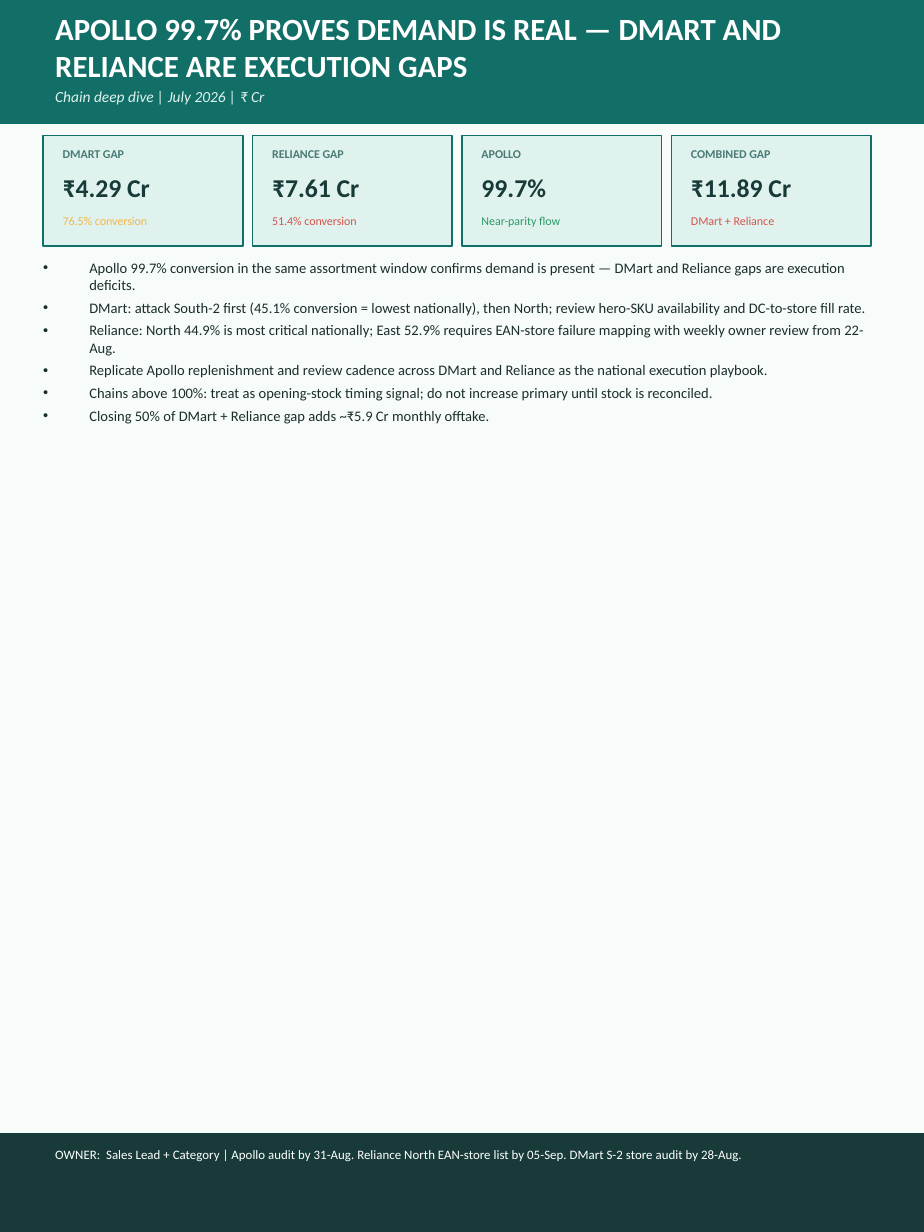
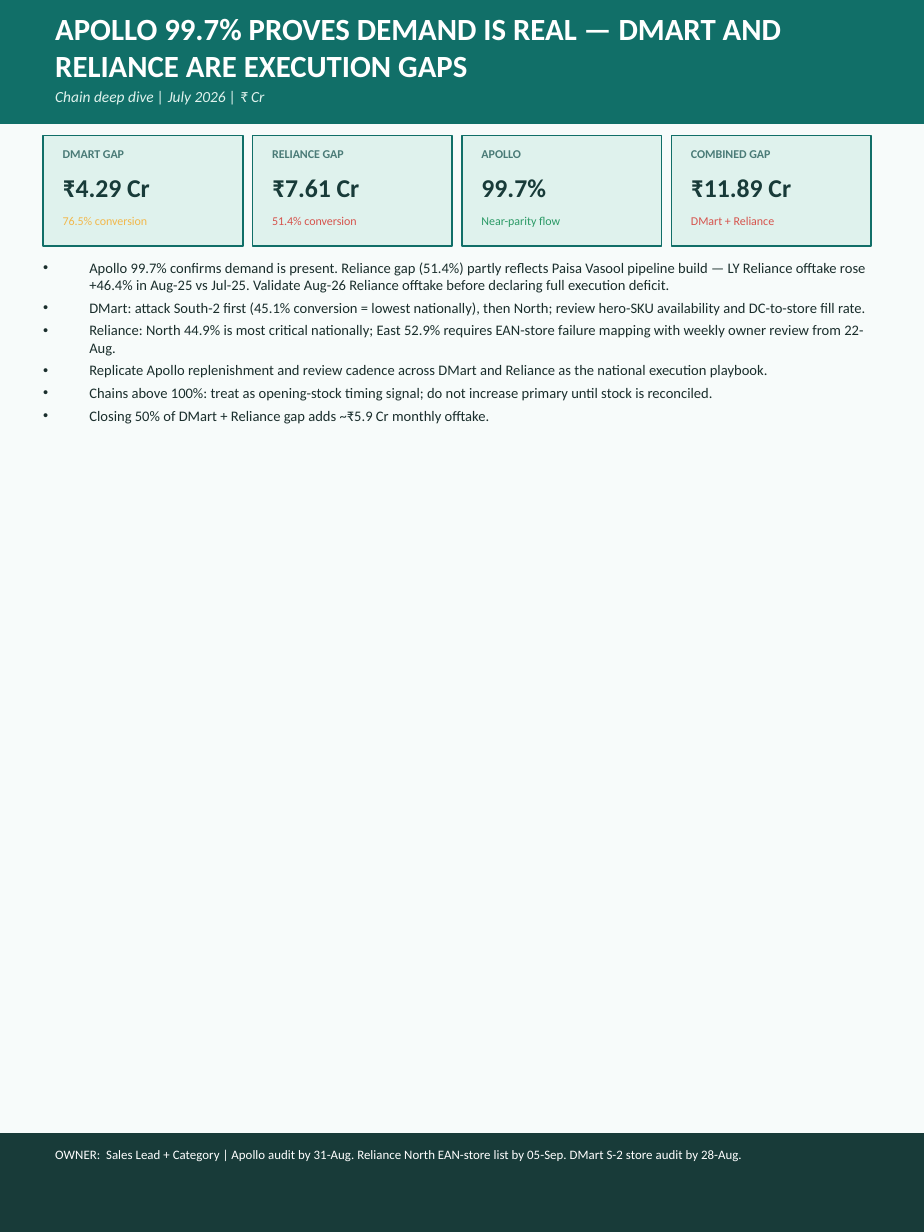
Before and after one commit to aswalsheshant-cell/mt-dashboard, a slide deck: slide 4 of MT_Jul26_Honasa_Portrait.pptx. Drawn at 924x1232 pixels with LibreOffice and Linux fonts; fonts in the diff are those of the drawing. Boxes give left, top, right and bottom in pixels: in the first picture for what was removed or moved away, otherwise in the second. Text is boxed around its words. In the diff, an @@ line names an element or a change of style, - is before the commit and + after.

```diff
--- a/MT_Jul26_Honasa_Portrait.pptx
+++ b/MT_Jul26_Honasa_Portrait.pptx
@@ text at (89, 262, 865, 293): text changed @@
-• Apollo 99.7% conversion in the same assortment window confirms demand is present — DMart and Reliance gaps are execution deficits.
+• Apollo 99.7% confirms demand is present. Reliance gap (51.4%) partly reflects Paisa Vasool pipeline build — LY Reliance offtake rose +46.4% in Aug-25 vs Jul-25. Validate Aug-26 Reliance offtake before declaring full execution deficit.
```
Also in this commit, not shown: 2 other slides changed, 2 other files.
